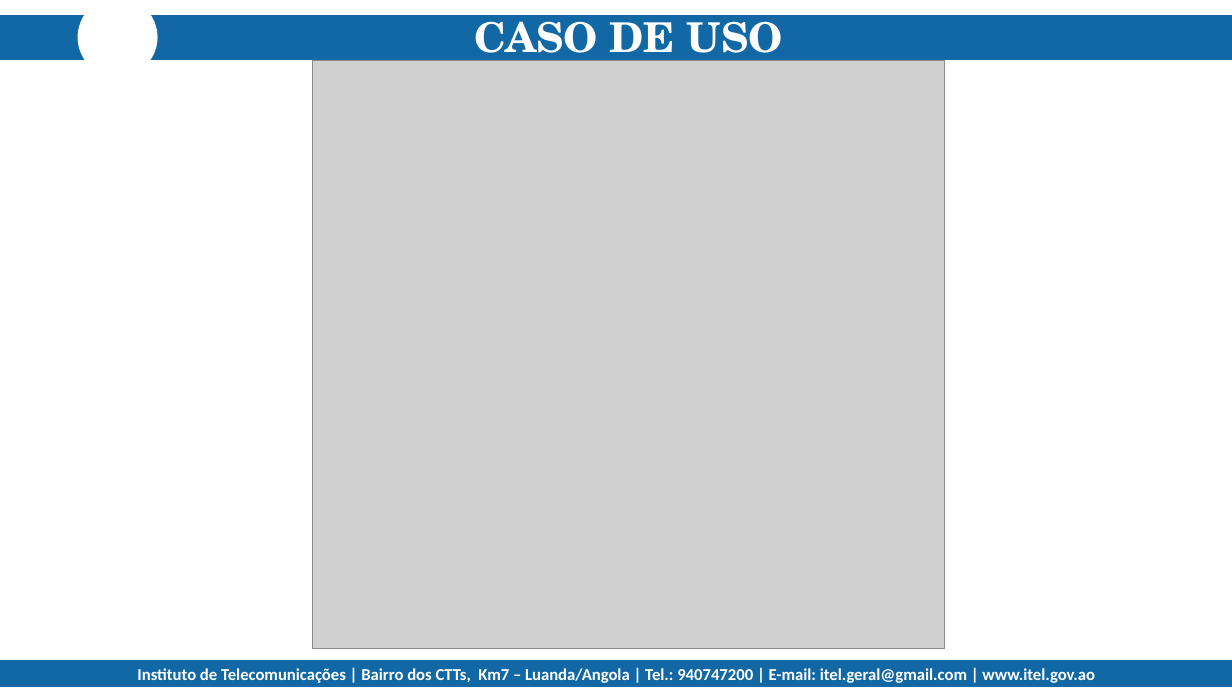
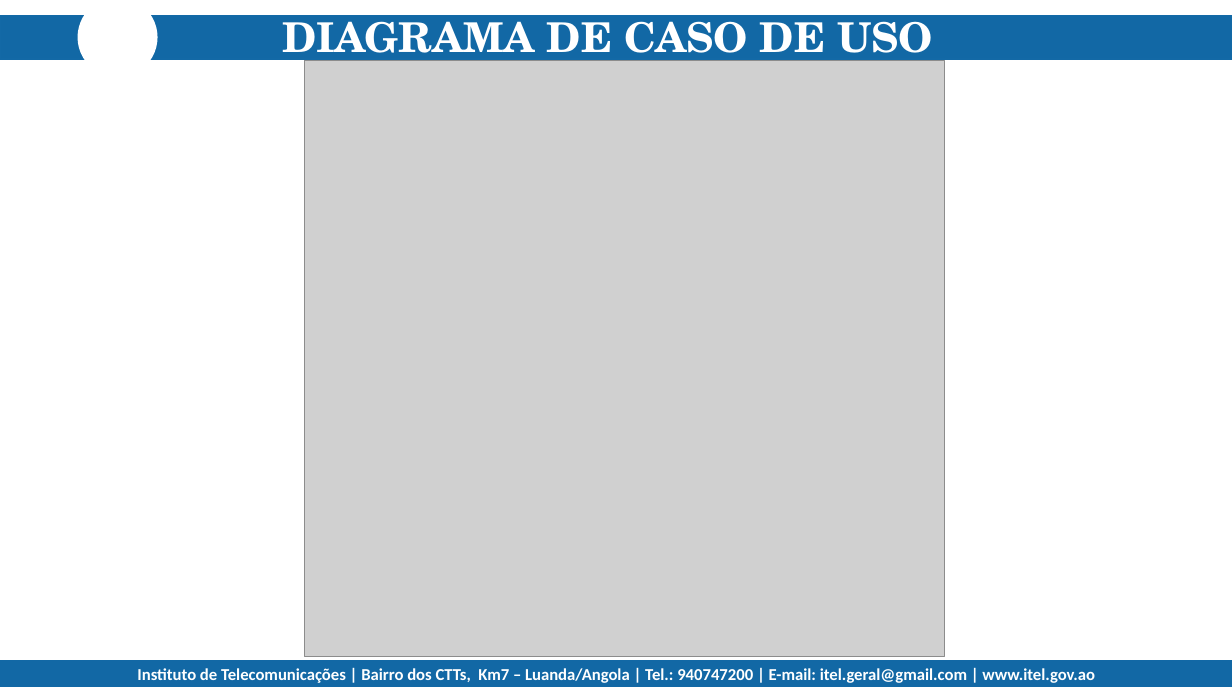
Before and after one commit to mariocosta2021/Jobs-PAP-2023-, a slide deck: slide 9 of _documentos/APRESENTAÇÃO DO PROJECTO.pptx (slide 13 before the commit). Drawn at 1232x693 pixels with LibreOffice and Linux fonts; fonts in the diff are those of the drawing; grey boxes stand for pictures; background and template pictures are left out. Boxes give left, top, right and bottom in pixels: in the first picture for what was removed or moved away, otherwise in the second. Text is boxed around its words. In the diff, an @@ line names an element or a change of style, - is before the commit and + after.

```diff
--- a/_documentos/APRESENTAÇÃO DO PROJECTO.pptx
+++ b/_documentos/APRESENTAÇÃO DO PROJECTO.pptx
@@ subtitle at [282, 10, 933, 65]: text changed @@
-CASO DE USO
+DIAGRAMA DE CASO DE USO
@@ picture: place and size @@
-picture at [312, 60, 945, 649]
+picture at [305, 60, 945, 656]
```
Also in this commit, not shown: 5 other slides changed, 6 slides added, 8 slides removed, 30 other files.
